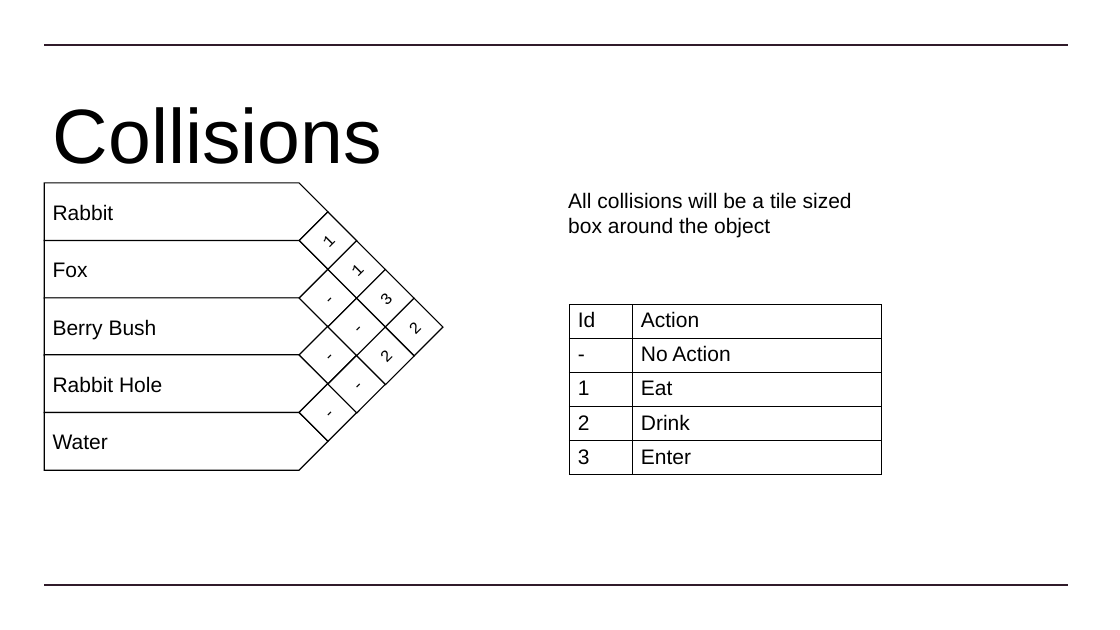
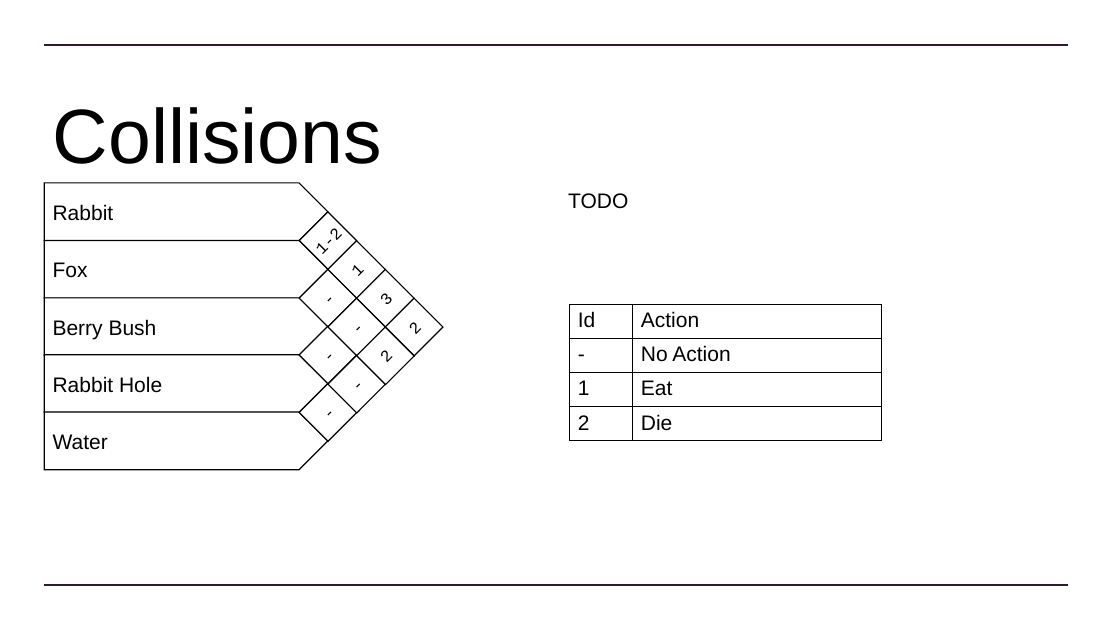
Before and after one commit to Dinoboy173/GameAI, a slide deck: slide 9 of Assessment/SofiWesson TDD.pptx (slide 7 before the commit). Drawn at 1120x630 pixels with LibreOffice and Linux fonts; fonts in the diff are those of the drawing. Boxes give left, top, right and bottom in pixels: in the first picture for what was removed or moved away, otherwise in the second. Text is boxed around its words. In the diff, an @@ line names an element or a change of style, - is before the commit and + after.

```diff
--- a/Assessment/SofiWesson TDD.pptx
+++ b/Assessment/SofiWesson TDD.pptx
@@ text at <box>568,193,628,209</box>: text changed @@
-All collisions will be a tile sized box around the object
+TODO
@@ subtitle at <box>309,235,340,256</box>: text changed @@
-1
+1-2
@@ table at <box>570,305,882,441</box> @@
-row 4: 2 | Drink
-row 5: 3 | Enter
+row 4: 2 | Die
```
Also in this commit, not shown: 7 other slides changed, 3 slides added, 6 slides removed, 7 other files.
